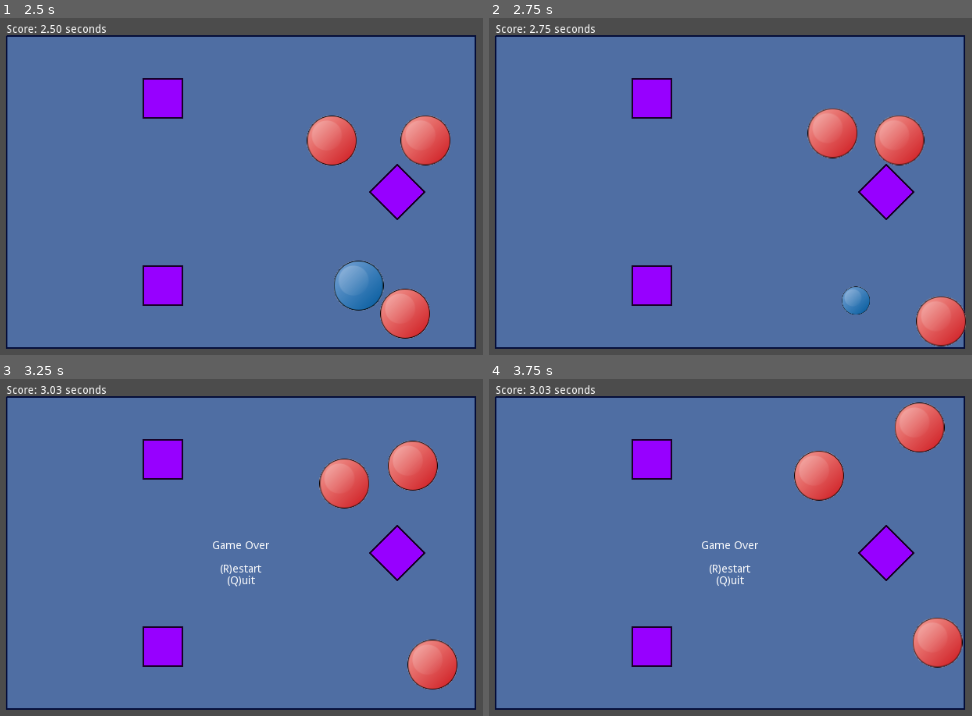
Above: before the commit, frames 1-4 (two rows, left to right).
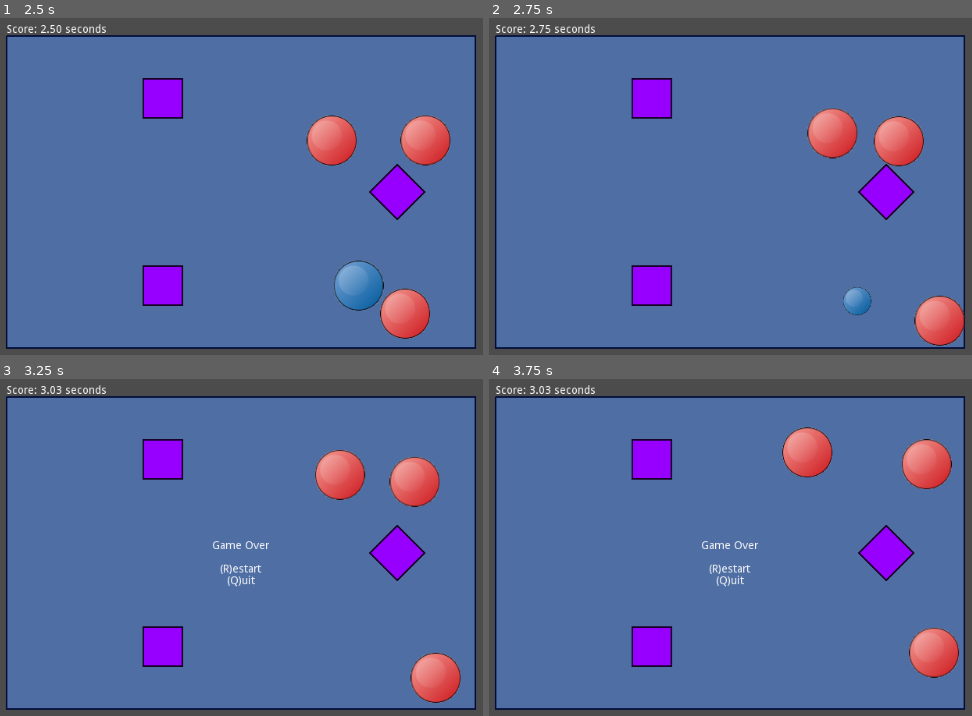
Above: after the commit, the same moments.

Repository: danieljohnson2/Bouncy
Game: Godot game, scene res://Bouncy.tscn
Same seed, same stepped clock (60 frames per second), same inputs: the game is played once before the commit and once after it.
Inputs:
- Up to frame 1 (2.5 s): hold Right (ui_right) 0.53-1.28 s; hold Down (ui_down) 1.28-2.03 s; hold Right (ui_right) from 2.03 s (still down)
- Up to frame 2 (2.75 s): keep holding Right (ui_right)
- Up to frame 3 (3.25 s): release Right (ui_right) at 2.78 s; hold Up (ui_up) from 2.78 s (still down)
- Up to frame 4 (3.75 s): release Up (ui_up) at 3.53 s; hold Left (ui_left) from 3.53 s (still down)

Frame 1 is identical in both runs. In frame 2, 0.5% of the frame differs, in the area x 73-99%, y 28-98%; in frame 3, 4.1%; in frame 4, 5.2%, in the area x 60-99%, y 6-89%.

Commit message:
Reset the origin on the evil balls too

Diff:
--- a/Bouncy.tscn
+++ b/Bouncy.tscn
@@ -40,7 +40,7 @@
 } ]
 }
 
-[node name="Root" type="Node2D" index="0"]
+[node name="Root" type="Node2D"]
 
 [node name="Camera2D" type="Camera2D" parent="." index="0"]
 
--- a/Nemesis.tscn
+++ b/Nemesis.tscn
@@ -3,7 +3,7 @@
 [ext_resource path="res://Nemesis.gd" type="Script" id=1]
 [ext_resource path="res://EvilBall.png" type="Texture" id=2]
 
-[node name="Nemesis" type="RigidBody2D" groups=[
+[node name="Nemesis" type="RigidBody2D" index="0" groups=[
 "nemesis",
 ]]
 
@@ -35,7 +35,6 @@
 
 [node name="CollisionPolygon2D" type="CollisionPolygon2D" parent="." index="1"]
 
-position = Vector2( -32, -32 )
 build_mode = 0
-polygon = PoolVector2Array( 0, 32, 8, 8, 32, 0, 56, 8, 64, 32, 56, 56, 32, 64, 8, 56 )
+polygon = PoolVector2Array( -32, 0, -24, -24, 0, -32, 24, -24, 32, 0, 24, 24, 0, 32, -24, 24 )
 _sections_unfolded = [ "Transform" ]
